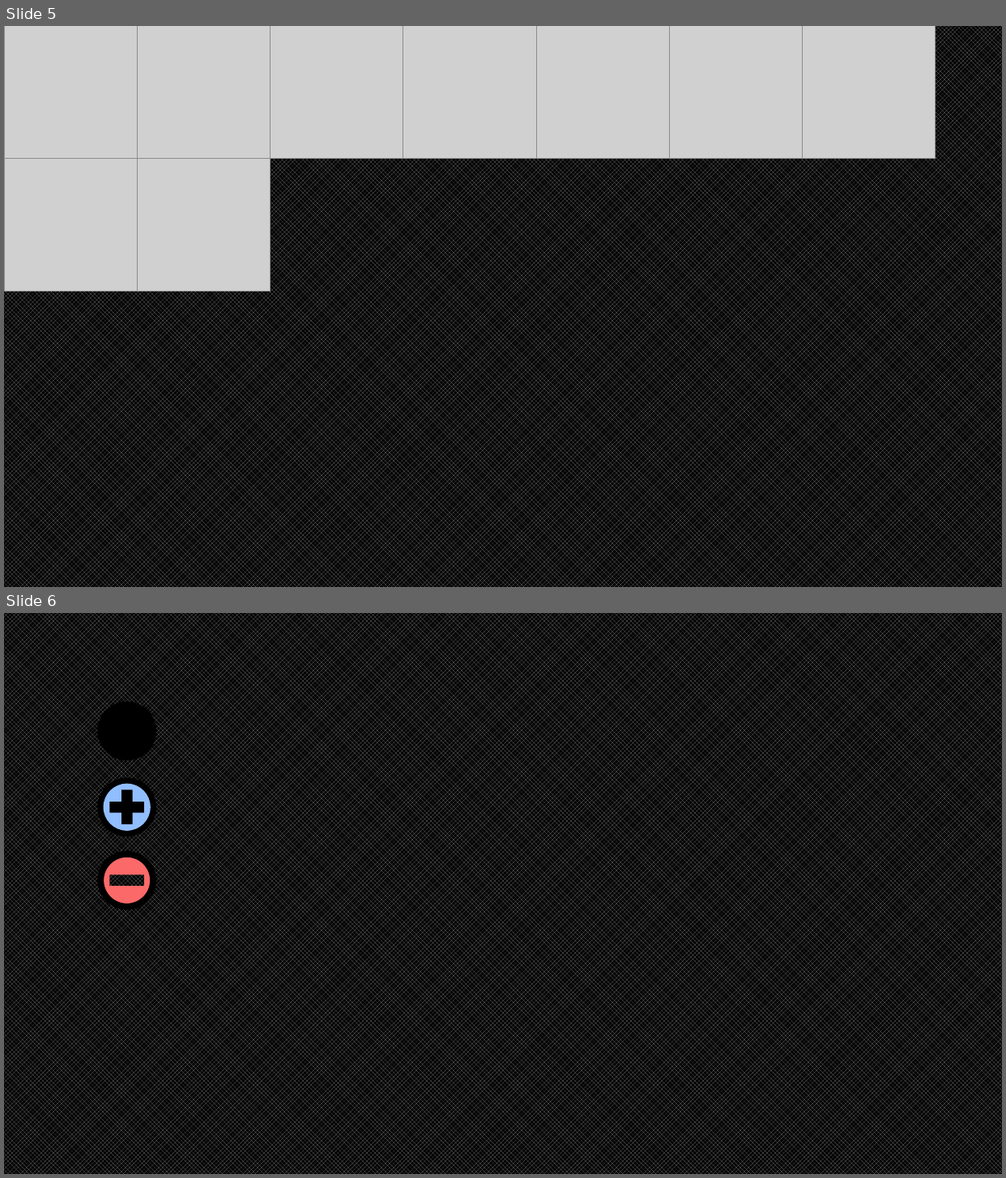
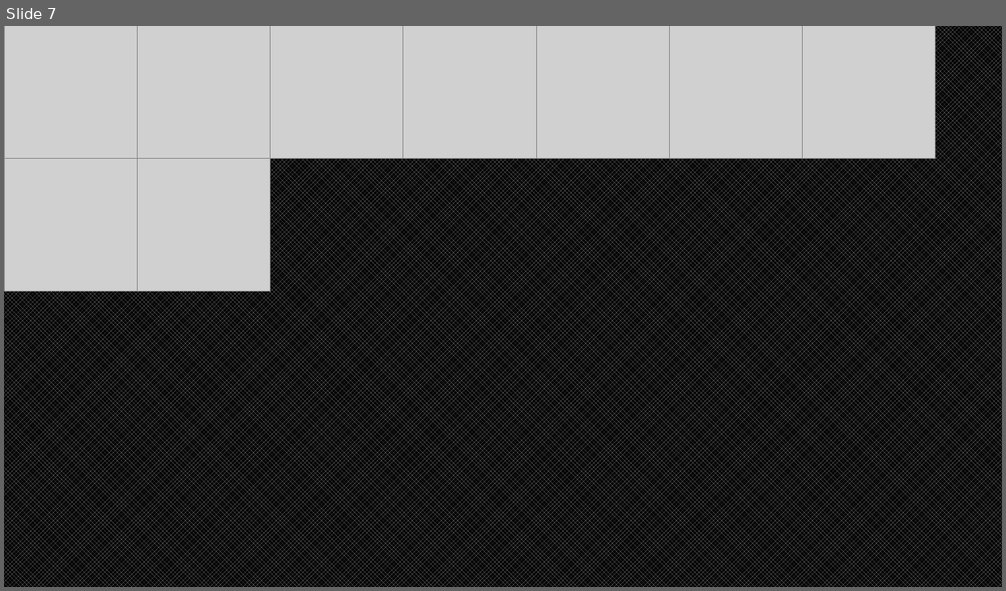
Before and after one commit to B0ttle-Cat/Project-Hometown-QuickTest, a slide deck: Assets/ThirdParty/CleanFlatIcon/UsingGroup/icon.pptx. Shown one above the other, each under a label of ours: slides 5 and 6 before the commit, slide 7 after it. The pictures are 1006x1178 and 1006x591 pixels, drawn with LibreOffice and Linux fonts; fonts in the diff are those of the drawing; grey boxes stand for pictures. Boxes give left, top, right and bottom in pixels: in the first picture for what was removed or moved away, otherwise in the second. Text is boxed around its words. In the diff, an @@ line names an element or a change of style, - is before the commit and + after.

```diff
--- a/Assets/ThirdParty/CleanFlatIcon/UsingGroup/icon.pptx
+++ b/Assets/ThirdParty/CleanFlatIcon/UsingGroup/icon.pptx
@@ slide 6 removed at <box>4,613,1002,1174</box>, background pattern #808080 on #000000 @@
@@ ellipse removed at <box>98,701,157,760</box> @@
@@ ellipse removed at <box>98,777,157,837</box> @@
@@ freeform shape removed at <box>104,784,151,831</box> @@
@@ donut removed at <box>98,851,157,910</box> @@
@@ freeform shape removed at <box>104,857,151,905</box> @@
@@ what was slide 5 is now slide 7 @@
```
Also in this commit, not shown: 1 slide changed, 4 slides added, 1 other slide removed, 37 other files.
